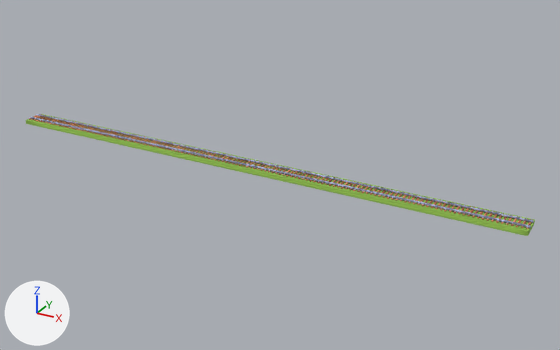
Before and after pictures for a commit that changed the OBJ model Assets/Models/Crossy/Trains/crossy-rail-row.obj.
Camera for both pictures: a 50 mm camera at (46.0, -74.2, 36.5) aimed at (4.3, 1.7, -1.4). The axes (+X, +Y, +Z) are drawn at lower left. The lights are the same throughout. The picture after the commit comes second. Where no turn or scale is listed for an object, it has been applied to the vertices. Vertices at exactly the same position are counted once.

The first picture shows 'crossy-rail-row'.
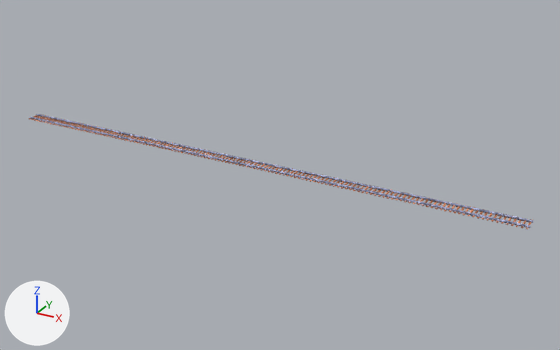
Pixel boxes (x1, y1, x2, y2) of what changed, in the pictures (560 x 350 px):
'crossy-rail-row', reshaped: before (26, 114, 535, 236); after (29, 114, 534, 229)
part 1 of me_crossy_rail_row, deleted: before (26, 114, 535, 236)

Diff of the bpy script that builds the scene:
```diff
--- a/Assets/Models/Crossy/Trains/crossy-rail-row.obj.py
+++ b/Assets/Models/Crossy/Trains/crossy-rail-row.obj.py
@@ me_crossy_rail_row @@
 # used by ob_crossy_rail_row; location = (0.0, 0.0, 0.0)
-me_crossy_rail_row.from_pydata(...)  # 5440 vertices, 8764 faces; spans x -34.5..34.5, y -1.5..1.5, z -0.6..0.2
-me_crossy_rail_row.materials.append(mat_grass)  # picture img_kenney_color_grass_png
+me_crossy_rail_row.from_pydata(...)  # 5344 vertices, 8648 faces; spans x -34.5..34.5, y -1.1..1.1, z 0.0..0.2
+# me_crossy_rail_row part 1: the loose piece of 96 vertices spanning x -34.5..34.5, y -1.5..1.5, z -0.6..0.0 is deleted
 me_crossy_rail_row.materials.append(mat_colormap)
```
